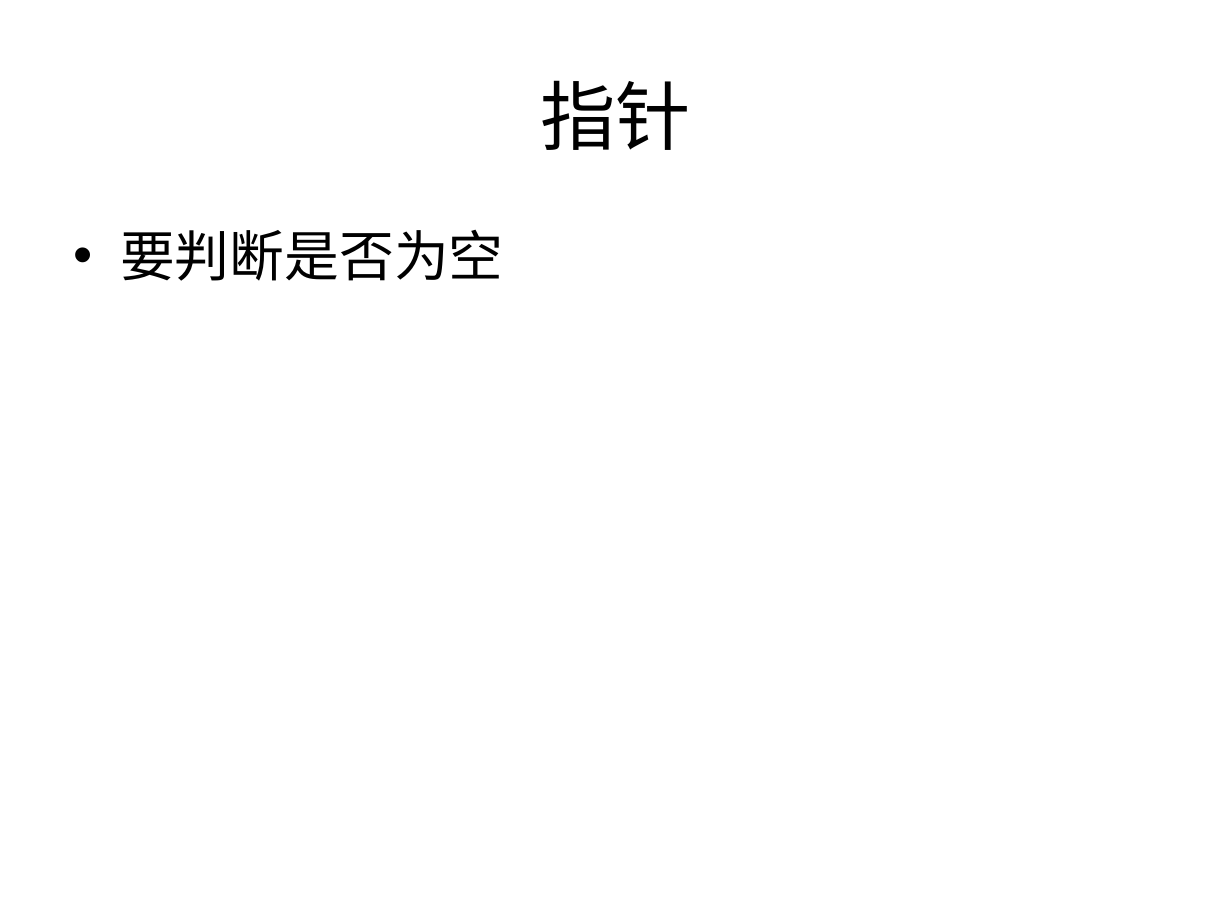
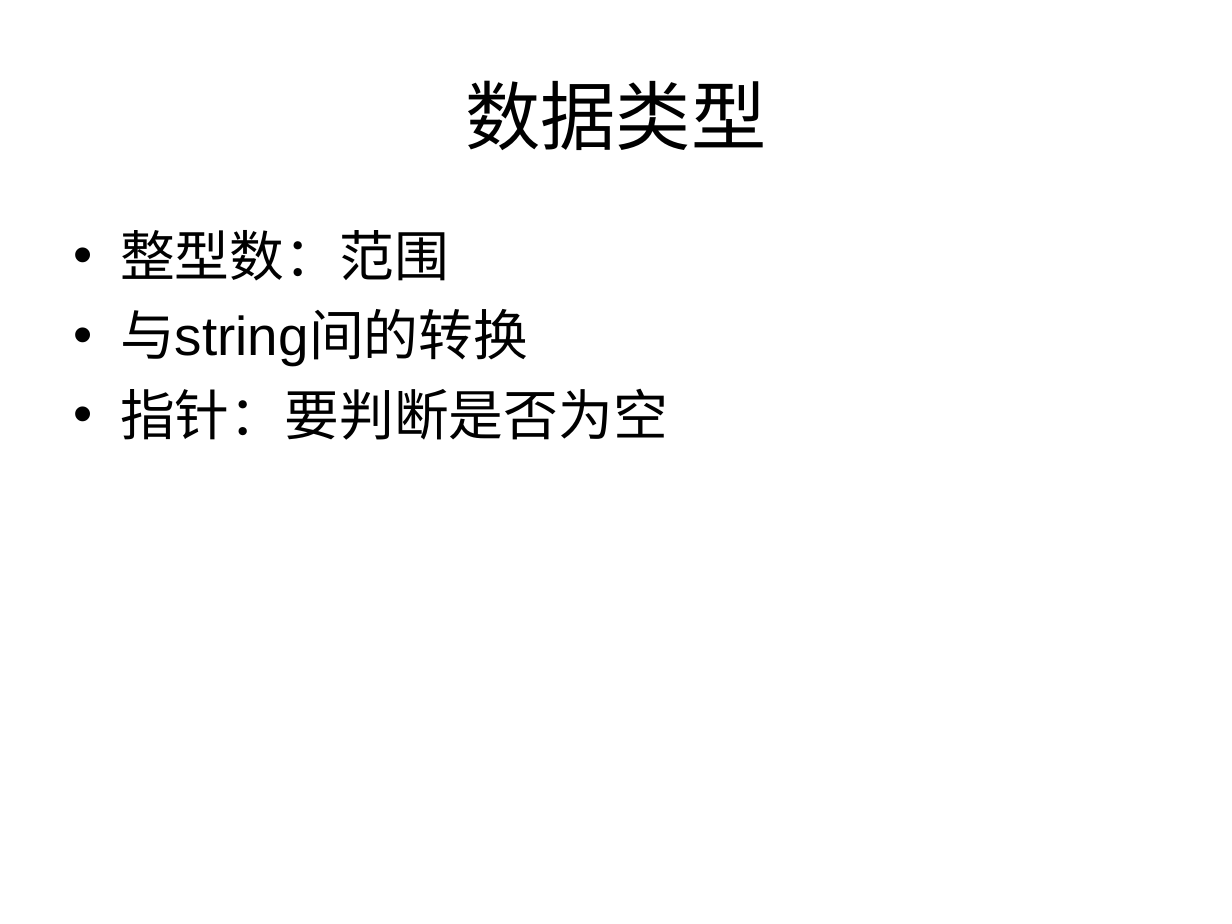
Before and after one commit to houjingbiao/leetcode, a slide deck: slide 22 of solutions/00conclusion.ppt (slide 20 before the commit). Drawn at 1232x924 pixels with LibreOffice and Linux fonts; fonts in the diff are those of the drawing. Boxes give left, top, right and bottom in pixels: in the first picture for what was removed or moved away, otherwise in the second. Text is boxed around its words. In the diff, an @@ line names an element or a change of style, - is before the commit and + after.

```diff
--- a/solutions/00conclusion.ppt
+++ b/solutions/00conclusion.ppt
@@ title at (465, 80, 766, 150): text changed @@
-指针
+数据类型
@@ text at (120, 230, 668, 440): text changed @@
-• 要判断是否为空
+• 整型数：范围
+• 与string间的转换
+• 指针：要判断是否为空
```
Also in this commit, not shown: 3 other slides changed, 2 slides added, 4 slides removed.
